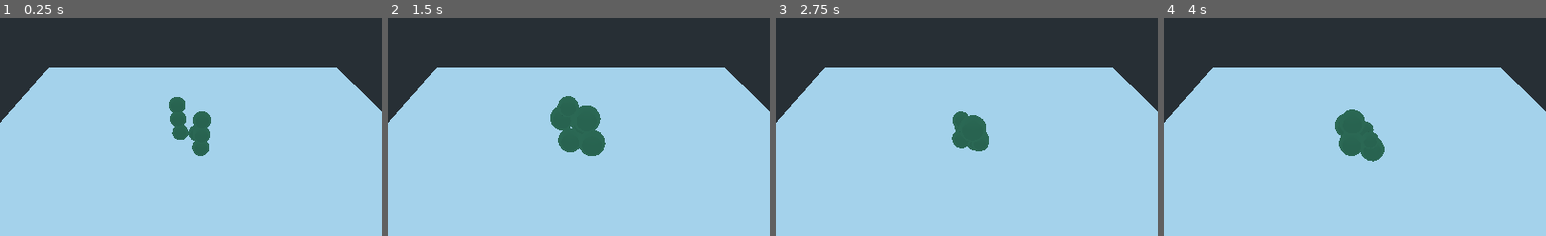
Above: before the commit, frames 1-4 (left to right).
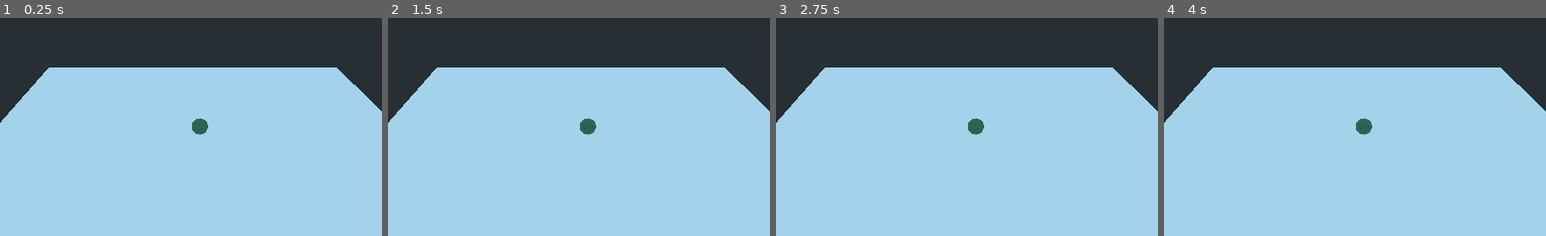
Above: after the commit, the same moments.

Repository: bentles/Particles
Game: Godot game, scene res://TestWorld.tscn
The game is run twice, just before and just after one commit, with the same random seed, the same clock (stepped at 60 frames per second) and the same inputs.
Inputs:
- Up to frame 1 (0.25 s): no input
- Up to frame 2 (1.5 s): no input
- Up to frame 3 (2.75 s): tap Enter at 2 s
- Up to frame 4 (4 s): no input
The pictures show only the part of the screen within x 26-76%, y 25-75%; the shares and areas given below are measured in that part.

The runs differ from the first frame. In frame 1, 1.4% of the frame differs, in the area x 44-56%, y 36-64%; in frame 2, 2.4%, in the area x 42-57%, y 35-64%; in frame 3, 1.1%; in frame 4, 1.8%.

Commit message:
some progress on setup for NNet

Diff:
--- a/Particle/Particle.gd
+++ b/Particle/Particle.gd
@@ -2,12 +2,12 @@
 
 # Declare member variables here.
 var vel3 = Vector3.ZERO
-export var fmass = 1
+export var fmass = 1.4
 
 # maybe can make these asymmetric later if it makes things cooler
 const cooldown_seconds = 0.5
-var cooldown_elapsed_seconds = cooldown_seconds
-const action_seconds = 0.5
+var cooldown_elapsed_seconds = 0
+const action_seconds = 0.2
 var action_elapsed_seconds = action_seconds
 
 const size_factor = 0.25;
@@ -40,6 +40,7 @@
 
 	$CollisionShape.shape.radius = size
 	$Body.radius = size
+	$InfluenceArea/CollisionShape.shape.radius = size
 
 func _expand():
 	_act(State.STATE_IDLE, State.STATE_EXPANDING)
@@ -47,10 +48,9 @@
 func _contract():
 	_act(State.STATE_EXPANDED, State.STATE_CONTRACTING)
 
-var rng = RandomNumberGenerator.new()
-# Called when the node enters the scene tree for the first time.
+const NN = preload("./ParticleBrain.gd")
+
 func _ready():
-	rng.randomize()
 	pass
 
 func _process_state(delta):
@@ -65,51 +65,49 @@
 	cooldown_elapsed_seconds < cooldown_seconds:
 		cooldown_elapsed_seconds += delta
 
+func _physics_process(delta):
+	_process_state(delta)
+
+	var overlapping = $InfluenceArea.get_overlapping_bodies()
+
+	var pos = self.global_transform.origin
+
+	var directions = [ \
+		Vector3(1,0,0), Vector3(-1,0,0), \
+		Vector3(0,1,0), Vector3(0,-1,0), \
+		Vector3(0,0,1), Vector3(0,0,-1), \
+	]
+
+	# assume for now all particles are the same mass so i just pick a
+	# value for G*m1*m2
+
+	var gmm = 5.0
+
+	var totalInstAcc = Vector3.ZERO;
+
+	var nearby_particles = [ 0, 0, 0, 0, 0, 0 ]
+
+	for body in overlapping:
+		for i in range(6):
+			if body != self:
+				var body3 = body.global_transform.origin
+
+				var rsq = self.global_transform.origin.distance_squared_to(body3)
+				var r3 = self.global_transform.origin.direction_to(body3)
+
+				var dot_prod = directions[i].dot(r3)
+				dot_prod = 0 if dot_prod < 0 else dot_prod
+
+				nearby_particles[i] += dot_prod
+
+				var acc3 = r3 * (gmm * body.fmass * self.fmass)/(rsq)
+
+				totalInstAcc += acc3
+	self.add_central_force(totalInstAcc)
+
+
 var rand_time = 0;
 # Called every frame. 'delta' is the elapsed time since the previous frame.
 func _process(delta):
 
-	_process_state(delta)
-
 	_resize_model()
-
-	rand_time += delta;
-	if rand_time > 1:
-		rand_time = 0
-		var action = rng.randf()
-		if action < 0.2:
-			_expand()
-		elif action < 0.4:
-			_contract()
-
-	# assume for now all particles are the same mass so i just pick a
-	# value for G*m1*m2
-
-
-	var gmm = 5.0
-
-	var overlapping = $InfluenceArea.get_overlapping_bodies()
-	var totalInstAcc = Vector3.ZERO;
-
-	for body in overlapping:
-		if body != self: #not myself lol
-			var bodylist = [body.global_transform.origin]
-			if body.is_in_group("Muscle"):
-				bodylist = body.get_offsets()
-				for body3 in bodylist:
-					var rsq = self.global_transform.origin.distance_squared_to(body3)
-					var r3 = self.global_transform.origin.direction_to(body3)
-
-					var acc3 = r3 * (body.fmass * self.fmass)/(rsq)
-					totalInstAcc -= acc3 #repel the middle of the muscle
-
-			var biggestEffect = Vector3.ZERO
-			for body3 in bodylist:
-				var rsq = self.global_transform.origin.distance_squared_to(body3)
-				var r3 = self.global_transform.origin.direction_to(body3)
-				var acc3 = r3 * (gmm * body.fmass * self.fmass)/(rsq)
-				if acc3.length_squared() > biggestEffect.length_squared():
-					biggestEffect = acc3
-
-			totalInstAcc += biggestEffect
-	self.add_central_force(totalInstAcc)
--- a/Particle/Particle.tscn
+++ b/Particle/Particle.tscn
@@ -1,121 +1,8 @@
 [gd_scene load_steps=6 format=2]
 
+[ext_resource path="res://Particle/Particle.gd" type="Script" id=1]
+
 [sub_resource type="PhysicsMaterial" id=5]
-
-[sub_resource type="GDScript" id=6]
-script/source = "extends RigidBody
-
-# Declare member variables here.
-var vel3 = Vector3.ZERO
-export var fmass = 1.4
-
-# maybe can make these asymmetric later if it makes things cooler
-const cooldown_seconds = 0.5
-var cooldown_elapsed_seconds = 0
-const action_seconds = 0.2
-var action_elapsed_seconds = action_seconds
-
-const size_factor = 0.25;
-
-const State = { STATE_IDLE = 0, STATE_EXPANDING = 1, STATE_EXPANDED = 3, STATE_CONTRACTING = 2}
-
-var state = State.STATE_IDLE
-
-func _act(from_state, to_state):
-	if state == from_state && cooldown_elapsed_seconds >= cooldown_seconds:
-		state = to_state
-		action_elapsed_seconds = 0
-		cooldown_elapsed_seconds = 0
-
-func _resize_model():
-	var percent = action_elapsed_seconds / action_seconds
-	var size_state = 0
-
-	if state == State.STATE_EXPANDED:
-		size_state = 1
-	elif state == State.STATE_IDLE:
-		size_state = 0
-	elif state == State.STATE_CONTRACTING:
-		size_state = (1 - percent)
-	elif state == State.STATE_EXPANDING:
-		size_state = percent
-
-	var size = 0.5 + size_factor * size_state
-	# figure out how to scale properly
-
-	$CollisionShape.shape.radius = size
-	$Body.radius = size
-	$InfluenceArea/CollisionShape.shape.radius = size
-
-func _expand():
-	_act(State.STATE_IDLE, State.STATE_EXPANDING)
-
-func _contract():
-	_act(State.STATE_EXPANDED, State.STATE_CONTRACTING)
-
-var rng = RandomNumberGenerator.new()
-# Called when the node enters the scene tree for the first time.
-func _ready():
-	rng.randomize()
-	pass
-
-func _process_state(delta):
-	# TODO: might need to think about order here
-	if state == State.STATE_EXPANDING || state == State.STATE_CONTRACTING:
-		action_elapsed_seconds += delta
-		if action_elapsed_seconds >= action_seconds:
-			action_elapsed_seconds = action_seconds
-			state = State.STATE_IDLE if state == State.STATE_CONTRACTING else State.STATE_EXPANDED
-		return
-	if (state == State.STATE_IDLE || state == State.STATE_EXPANDED) && \\
-	cooldown_elapsed_seconds < cooldown_seconds:
-		cooldown_elapsed_seconds += delta
-
-func _physics_process(delta):
-	_process_state(delta)
-
-	var overlapping = $InfluenceArea.get_overlapping_bodies()
-
-	# assume for now all particles are the same mass so i just pick a
-	# value for G*m1*m2
-
-	var gmm = 5.0
-
-	var totalInstAcc = Vector3.ZERO;
-
-	for body in overlapping:
-		if body != self: #not myself lol
-			var body3 = body.global_transform.origin
-
-			var biggestEffect = Vector3.ZERO
-			var rsq = self.global_transform.origin.distance_squared_to(body3)
-			var r3 = self.global_transform.origin.direction_to(body3)
-			var acc3 = r3 * (gmm * body.fmass * self.fmass)/(rsq)
-
-			totalInstAcc += acc3
-	self.add_central_force(totalInstAcc)
-
-
-var rand_time = 0;
-# Called every frame. 'delta' is the elapsed time since the previous frame.
-func _process(delta):
-
-	_resize_model()
-
-	rand_time += delta;
-	if rand_time > 0.2:
-		rand_time = 0
-		var action = rng.randf()
-		if action < 0.2:
-			_expand()
-		elif action < 0.4:
-			_contract()
-
-
-
-
-
-"
 
 [sub_resource type="SphereShape" id=4]
 resource_local_to_scene = true
@@ -136,7 +23,7 @@
 mass = 0.6
 physics_material_override = SubResource( 5 )
 angular_damp = 0.5
-script = SubResource( 6 )
+script = ExtResource( 1 )
 
 [node name="CollisionShape" type="CollisionShape" parent="."]
 shape = SubResource( 4 )
--- a/Particle/ParticleBrain.gd
+++ b/Particle/ParticleBrain.gd
@@ -1,7 +1,15 @@
+extends Node
+
 const NeuralNetwork = preload("../Neural Network/Brain.gd")
+var neural_network = NeuralNetwork.new(6,5,3)
+
+func _physics_process(delta):
+	# produce an action for the particle to perform
+	# from the NNEt
+	# neural_network.predict()
+	pass
 
 
-var neural_network = NeuralNetwork.new(2,5,3)
 
 # ok i think each particle should know about the particles next to it
 # so maybe direction vectors to the particles in its sphere??
--- a/TestWorld.tscn
+++ b/TestWorld.tscn
@@ -23,22 +23,4 @@
 depth = 30.0
 
 [node name="Particle" parent="." instance=ExtResource( 1 )]
-transform = Transform( 1, 0, 0, 0, 1, 0, 0, 0, 1, 0, 2.64662, 1.64946 )
-
-[node name="Particle2" parent="." instance=ExtResource( 1 )]
-transform = Transform( 1, 0, 0, 0, 1, 0, 0, 0, 1, -1.35048, 2.64662, 0 )
-
-[node name="Particle3" parent="." instance=ExtResource( 1 )]
-transform = Transform( 1, 0, 0, 0, 1, 0, 0, 0, 1, 0, 2.64662, 0 )
-
-[node name="Particle4" parent="." instance=ExtResource( 1 )]
-transform = Transform( 1, 0, 0, 0, 1, 0, 0, 0, 1, 0, 4.21345, 1.64946 )
-
-[node name="Particle5" parent="." instance=ExtResource( 1 )]
-transform = Transform( 1, 0, 0, 0, 1, 0, 0, 0, 1, -1.35048, 4.21345, 0 )
-
-[node name="Particle6" parent="." instance=ExtResource( 1 )]
-transform = Transform( 1, 0, 0, 0, 1, 0, 0, 0, 1, 0, 4.02731, 1.64946 )
-
-[node name="Particle7" parent="." instance=ExtResource( 1 )]
-transform = Transform( 1, 0, 0, 0, 1, 0, 0, 0, 1, -1.35048, 4.02731, 0 )
+transform = Transform( 1, 0, 0, 0, 1, 0, 0, 0, 1, 0, 3.0795, 0 )
